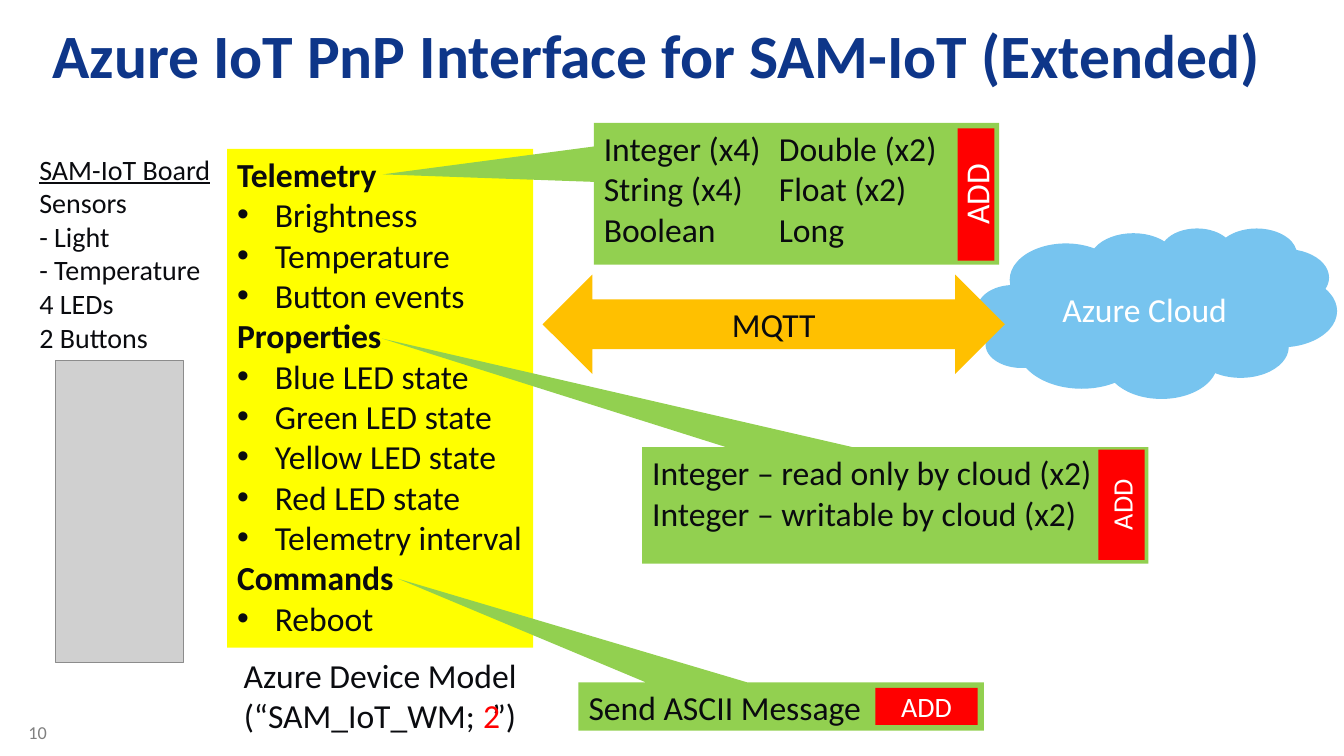
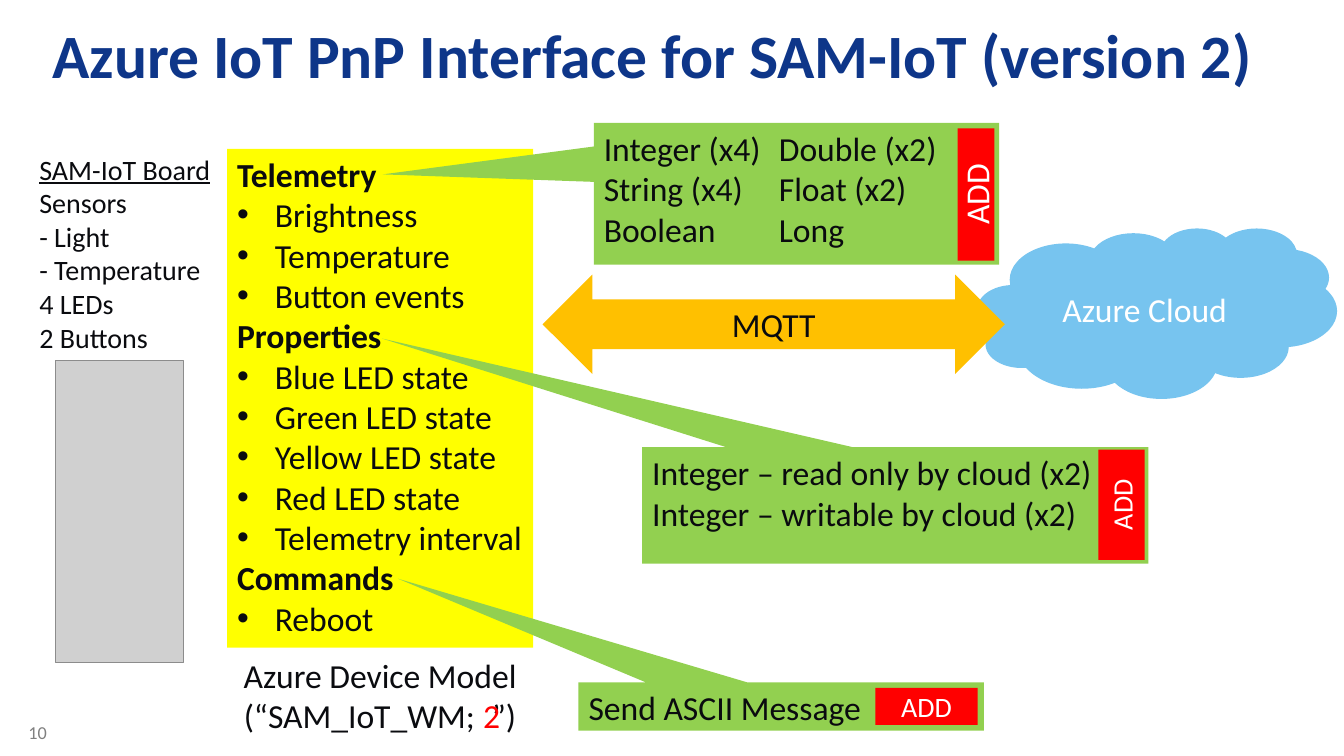
Before and after one commit to daisukeiot/Microchip-SAM-IoT-Wx-1, a slide deck: slide 10 of AO-Smith-MSFT-MCHP-r6.pptx. Drawn at 1344x756 pixels with LibreOffice and Linux fonts; fonts in the diff are those of the drawing; grey boxes stand for pictures; background and template pictures are left out. Boxes give left, top, right and bottom in pixels: in the first picture for what was removed or moved away, otherwise in the second. Text is boxed around its words. In the diff, an @@ line names an element or a change of style, - is before the commit and + after.

```diff
--- a/AO-Smith-MSFT-MCHP-r6.pptx
+++ b/AO-Smith-MSFT-MCHP-r6.pptx
@@ title at (53, 32, 1251, 87): text changed @@
-Azure IoT PnP Interface for SAM-IoT (Extended)
+Azure IoT PnP Interface for SAM-IoT (version 2)
```
Also in this commit, not shown: 2 other slides changed.
